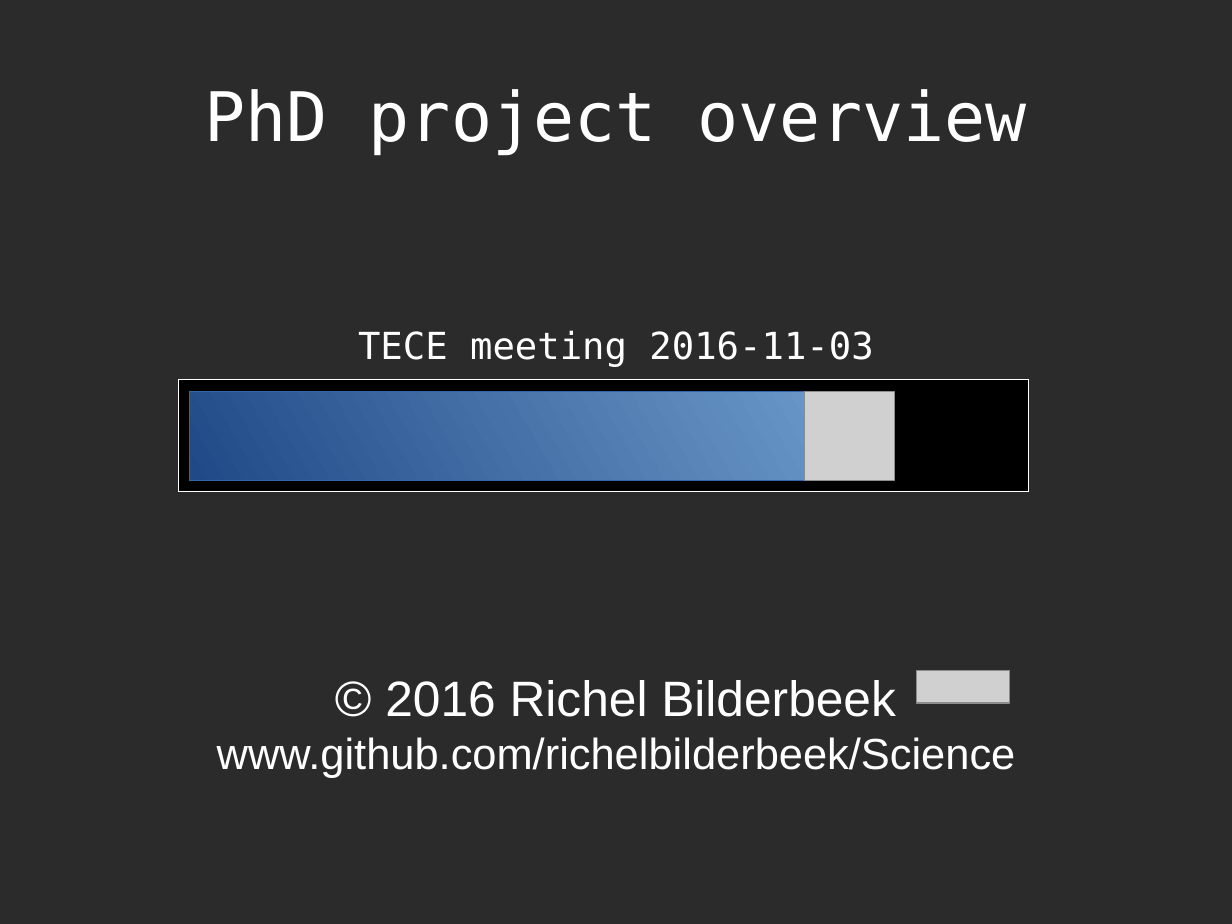
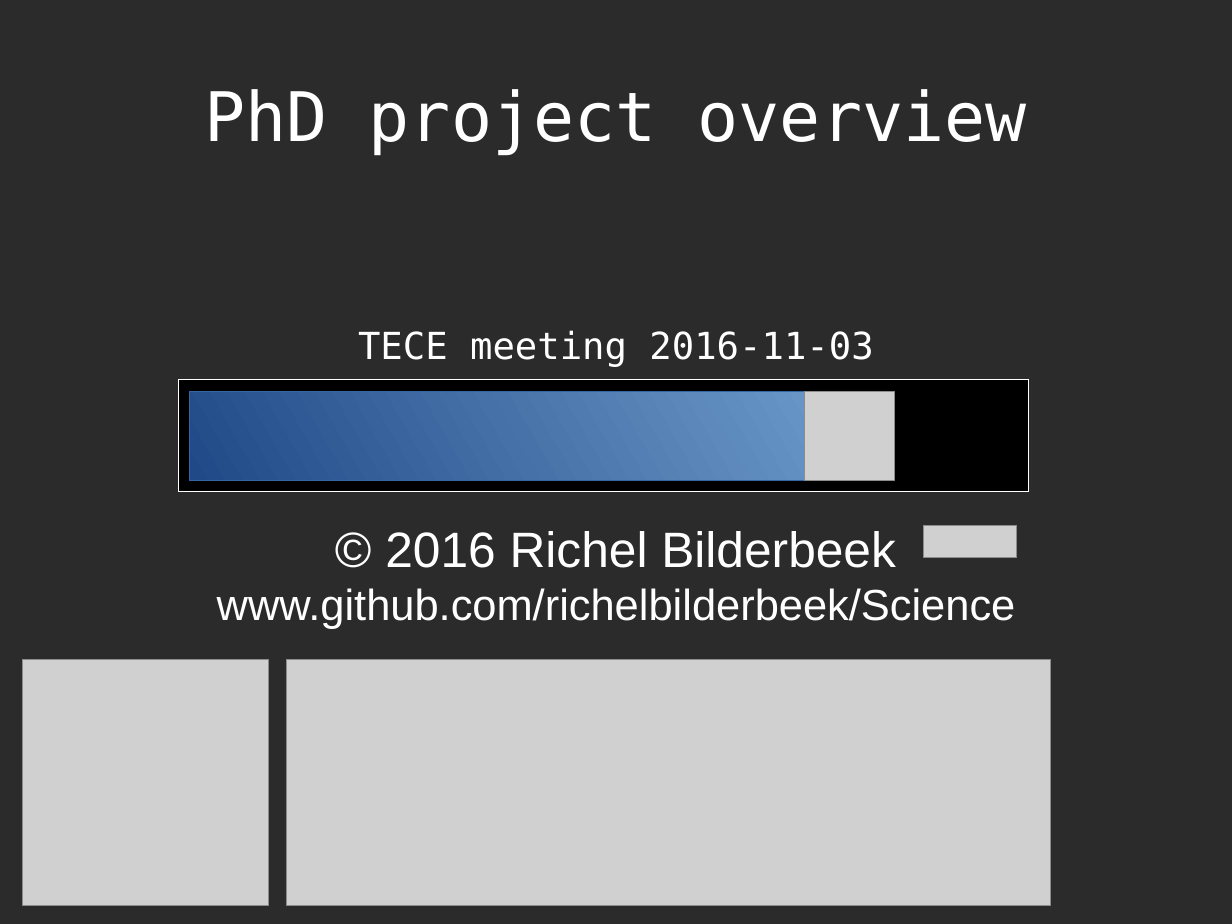
Before and after one commit to richelbilderbeek/Science, a slide deck: slide 1 of Bilderbeek20161103TeceMeeting/20161103TeceMeeting.odp. Drawn at 1232x924 pixels with LibreOffice and Linux fonts; fonts in the diff are those of the drawing; grey boxes stand for pictures; background and template pictures are left out; a plain dark background stands for a picture behind light text. Boxes give left, top, right and bottom in pixels: in the first picture for what was removed or moved away, otherwise in the second. Text is boxed around its words. In the diff, an @@ line names an element or a change of style, - is before the commit and + after.

```diff
--- a/Bilderbeek20161103TeceMeeting/20161103TeceMeeting.odp
+++ b/Bilderbeek20161103TeceMeeting/20161103TeceMeeting.odp
@@ subtitle "© 2016 Richel Bilderbeek": place and size @@
-subtitle "© 2016 Richel Bilderbeek" at (217, 680, 1016, 778)
+subtitle "© 2016 Richel Bilderbeek" at (217, 531, 1016, 629)
@@ picture: place and size @@
-picture at (917, 671, 1010, 703)
+picture at (925, 525, 1017, 558)
@@ picture added at (22, 660, 268, 906) @@
@@ picture added at (286, 660, 1051, 906) @@
```
Also in this commit, not shown: 3 other files.
